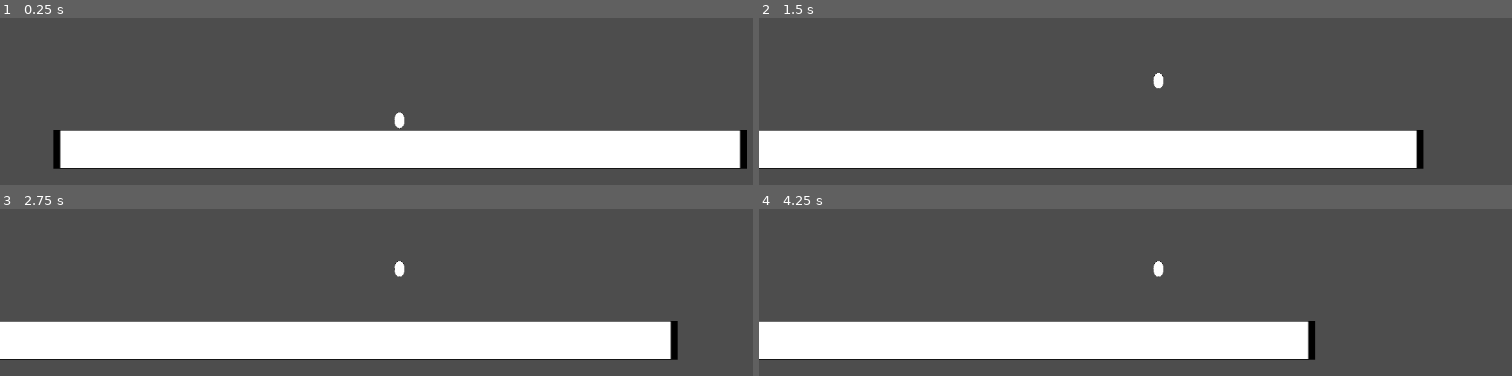
Above: before the commit, frames 1-4 (two rows, left to right).
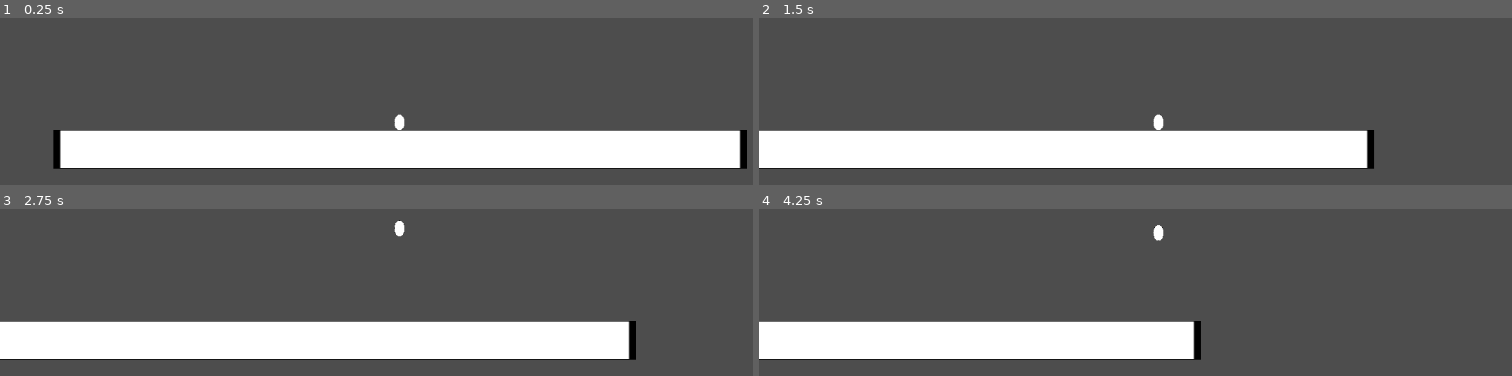
Above: after the commit, the same moments.

Repository: benitsch/Ludum-Dare-56
Game: Godot game, scene res://scenes/sample_player.tscn
The game is run twice, just before and just after one commit, with the same random seed, the same clock (stepped at 60 frames per second) and the same inputs. The project has no main scene, so this scene is started directly.
Inputs:
- Up to frame 1 (0.25 s): no input
- Up to frame 2 (1.5 s): tap Enter at 0.5 s; hold W (jump) 0.53-1.28 s; hold D (move_right) from 0.53 s (still down); tap W (jump) at 1.35 s
- Up to frame 3 (2.75 s): tap W (jump) at 1.52, 1.82 s; release D (move_right) at 2.03 s; hold A (move_left) from 2.03 s (still down); hold W (jump) from 2.03 s (still down)
- Up to frame 4 (4.25 s): release A (move_left) at 2.78 s; release W (jump) at 2.78 s; hold D (move_right) from 2.78 s (still down); tap W (jump) at 2.85, 3.02, 3.32 s; hold W (jump) from 3.53 s (still down)

The runs differ from the first frame. In frame 1, less than 0.1% of the frame differs, in the area x 52-54%, y 56-68%; in frame 2, 2.0%; in frame 3, 1.8%; in frame 4, 4.0%, in the area x 52-74%, y 9-91%.

Commit message:
Added Coyote Time for variable Jump height and double jump. Preliminary Value setting

Diff:
--- a/scripts/player.gd
+++ b/scripts/player.gd
@@ -1,27 +1,50 @@
 extends CharacterBody2D
 class_name Player
 
-@export var gravit = 400
-@export var jump_force = 250
-@export var speed = 125
+@export var gravit = 1500
+@export var jump_force = 350
+@export var double_jump_force = 450
+@export var speed = 200
+@export var coyote_jump_time = 0.25
+@export var double_jump = false
 
 @onready var animated_sprite = $AnimatedSprite2D
 
 var active = true
+var coyote_timeout = 0.0
+var can_double_jump = false
+var allowed_to_double_jump = false
 
 func _process(delta):
+	if coyote_timeout > 0:
+		coyote_timeout -= delta
+
+	if is_on_floor() == true && double_jump == true:
+		can_double_jump = true
+		allowed_to_double_jump = false
+
 	# gavity
-	if is_on_floor()==false:
+	if is_on_floor() == false && coyote_timeout <= 0.0:
 		velocity.y += gravit *delta
-		if velocity.y >= 500 :
-			velocity.y = 500
-
+		#if velocity.y >= 500 :
+		#	velocity.y = 500
 
 	# movment
 	var direction = 0
 	if active:
-		if Input.is_action_pressed("jump") && is_on_floor():
-			jump(jump_force)
+		if Input.is_action_pressed("jump"):
+			if is_on_floor():
+				jump(jump_force)
+				coyote_timeout = coyote_jump_time
+			#elif coyote_timeout > 0:
+			#	jump(jump_force)
+			elif can_double_jump == true && allowed_to_double_jump == true:
+				can_double_jump = false
+				jump(double_jump_force)
+		elif coyote_timeout > 0.0:
+			coyote_timeout = 0.0
+		elif is_on_floor() == false && can_double_jump == true:
+			allowed_to_double_jump = true
 
 		direction = Input.get_axis("move_left","move_right")
 
